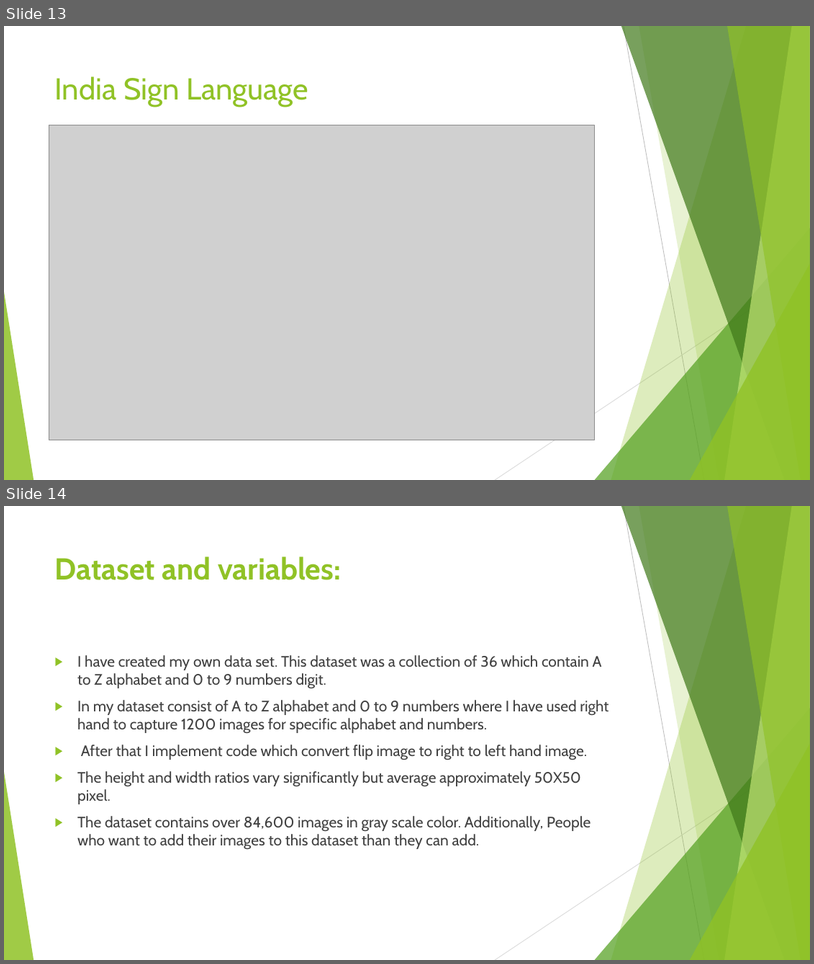
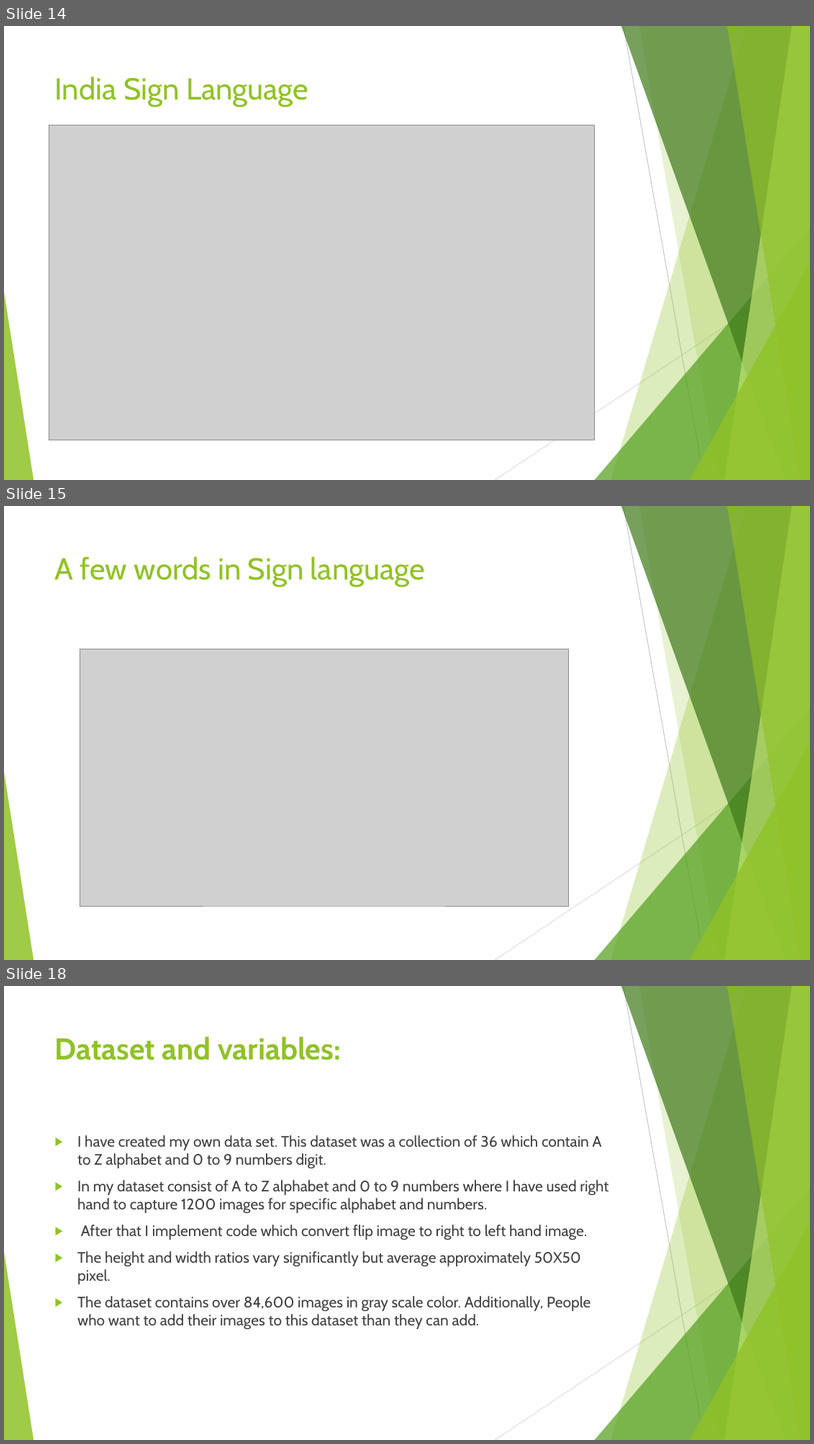
Before and after one commit to sandipgoswami/Mythesis, a slide deck: Sign language/Final/Thesis PPT 0362577-2.pptx. Shown one above the other, each under a label of ours: slides 13 and 14 before the commit, slides 14, 15 and 18 after it; the slides between them are not shown. The pictures are 814x964 and 814x1444 pixels, drawn with LibreOffice and Linux fonts; fonts in the diff are those of the drawing; grey boxes stand for pictures. Boxes give left, top, right and bottom in pixels: in the first picture for what was removed or moved away, otherwise in the second. Text is boxed around its words. In the diff, an @@ line names an element or a change of style, - is before the commit and + after.

```diff
--- a/Sign language/Final/Thesis PPT 0362577-2.pptx
+++ b/Sign language/Final/Thesis PPT 0362577-2.pptx
@@ slide 15 added at [4,506,810,960], background #FFFFFF; not listed: 10 template elements that a slide beside it also shows @@
@@ title added at [55,556,425,587], 36 pt, text #90C226 @@
+A few words in Sign language
@@ picture added at [80,649,568,906] @@
@@ what was slide 13 is now slide 14 @@
@@ what was slide 14 is now slide 18 @@
```
Also in this commit, not shown: 3 slides changed, 3 other slides added, 3 other files.
